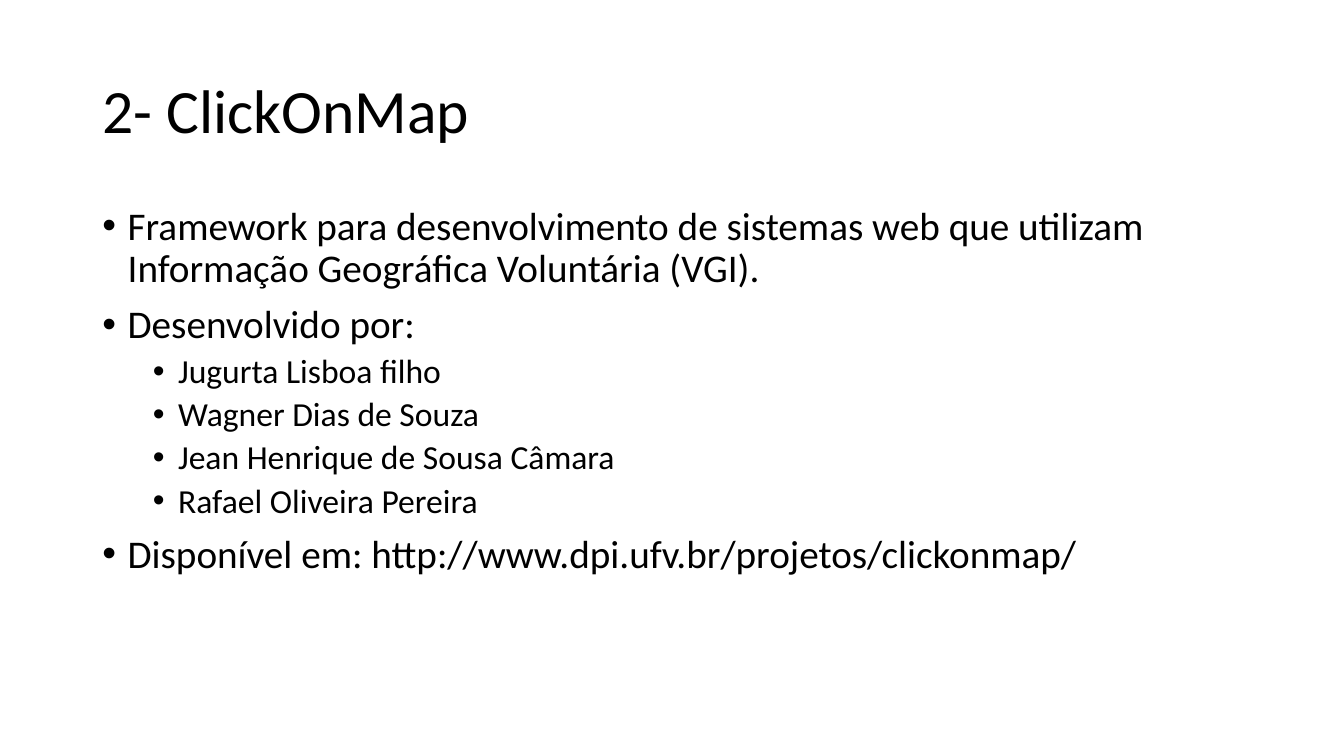
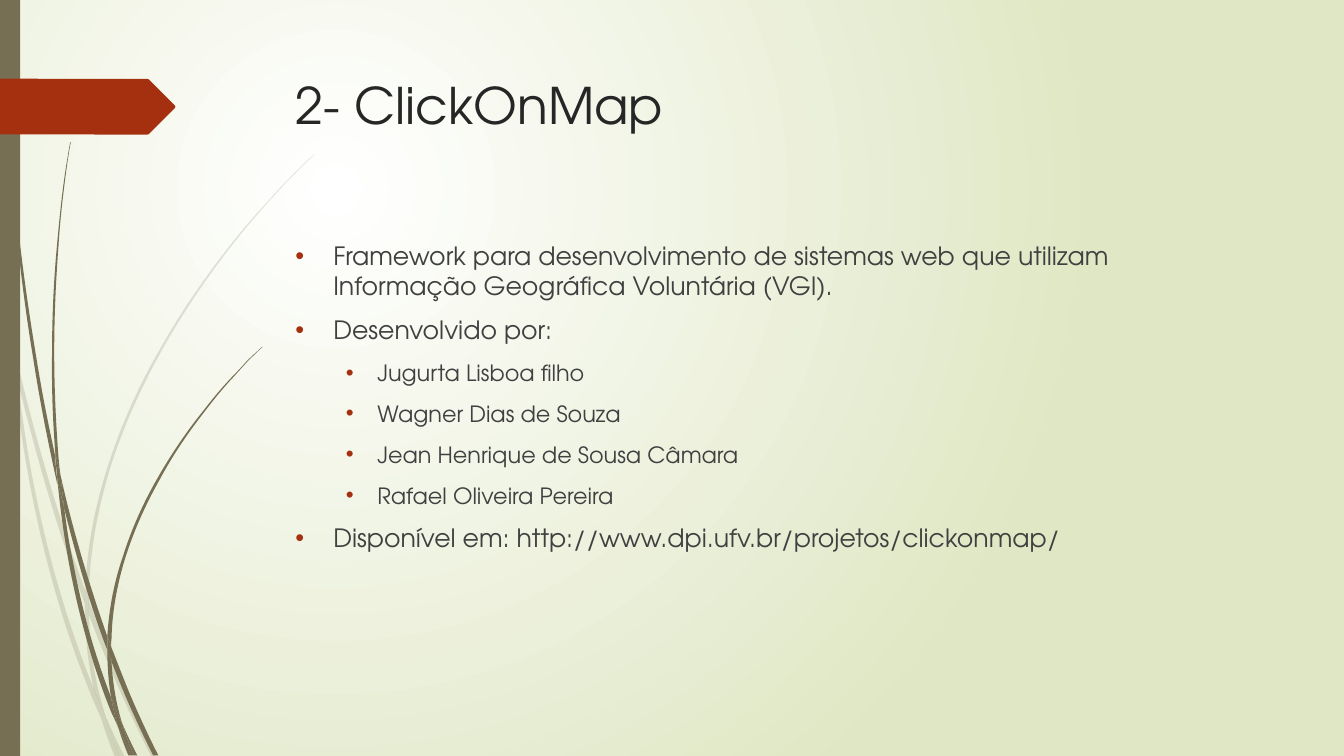
Before and after one commit to TavaresCarlos/TCC, a slide deck: slide 4 of apresentação-do-sistema/apresentação-01.pptx. Drawn at 1344x756 pixels with LibreOffice and Linux fonts; fonts in the diff are those of the drawing. Boxes give left, top, right and bottom in pixels: in the first picture for what was removed or moved away, otherwise in the second. Text is boxed around its words. In the diff, an @@ line names an element or a change of style, - is before the commit and + after.

```diff
--- a/apresentação-do-sistema/apresentação-01.pptx
+++ b/apresentação-do-sistema/apresentação-01.pptx
@@ background #FFFFFF to gradient #FFFFFF to #DFE8C4 @@
@@ rectangle added at (x1=0, y1=0, x2=20, y2=756), fill #766F54 @@
@@ freeform shape added at (x1=0, y1=79, x2=175, y2=134), fill #A53010 @@
@@ title "2- ClickOnMap" moved from (x1=102, y1=90, x2=469, y2=143) to (x1=296, y1=86, x2=664, y2=134) @@
@@ title "2- ClickOnMap" at (x1=296, y1=86, x2=664, y2=134): size 44 to 36 pt, font Calibri to TeX Gyre Adventor, text colour #000000 to #262626; line spacing 0.9 to 1; vertical alignment middle to top @@
@@ text "Framework para desenvolvimento de sistemas ..." moved from (x1=128, y1=212, x2=1143, y2=575) to (x1=333, y1=246, x2=1109, y2=552) @@
@@ text "Framework para desenvolvimento de sistemas ..." at (x1=333, y1=246, x2=1109, y2=552): size 28 to 18 pt in "Framework para desenvolvimento de sistemas web que ...", "Desenvolvido por:", "Disponível em: http://www.dpi.ufv.br/projetos/clickonmap/"; font Calibri to TeX Gyre Adventor, text colour #000000 to #404040; size 24 to 16 pt in "Jugurta Lisboa filho", "Wagner Dias de Souza", "Jean Henrique de Sousa Câmara", "Rafael Oliveira Pereira"; indent changed; line spacing 0.9 to 1; more space between paragraphs @@
@@ group added at (x1=0, y1=154, x2=315, y2=756): 10 freeform shapes @@
@@ group added at (x1=3, y1=0, x2=262, y2=756): 12 freeform shapes @@
```
Also in this commit, not shown: 11 other slides changed, 1 slide added, 1 slide removed, 3 other files.
